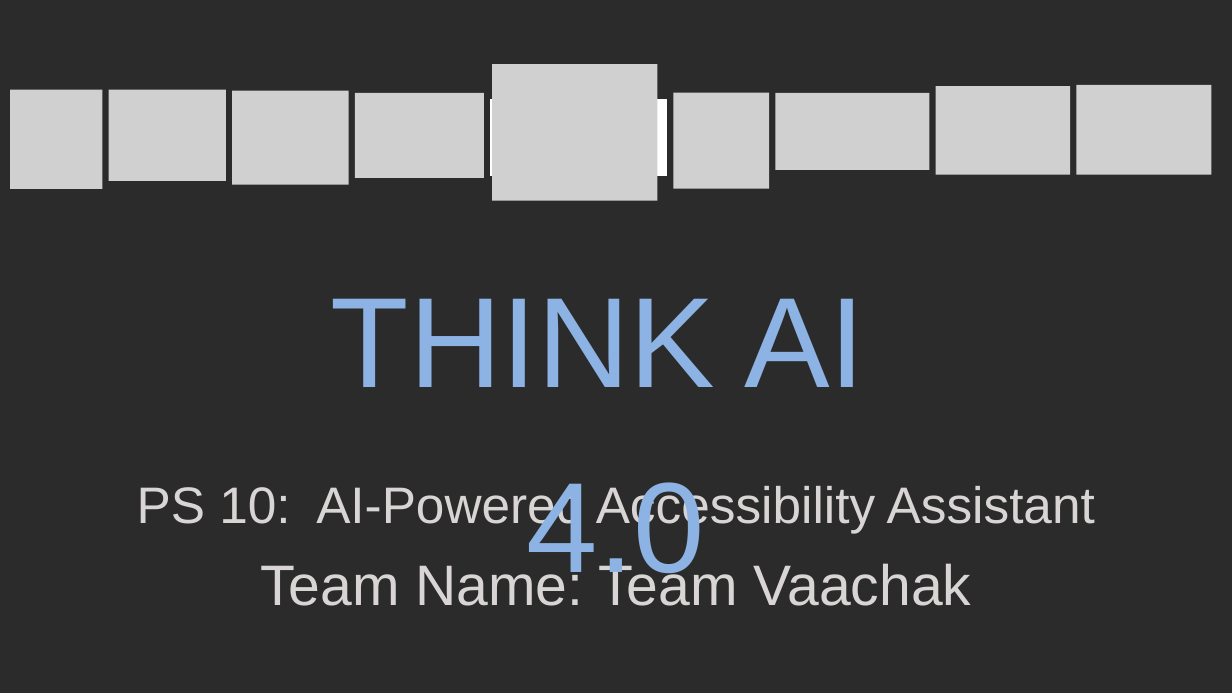
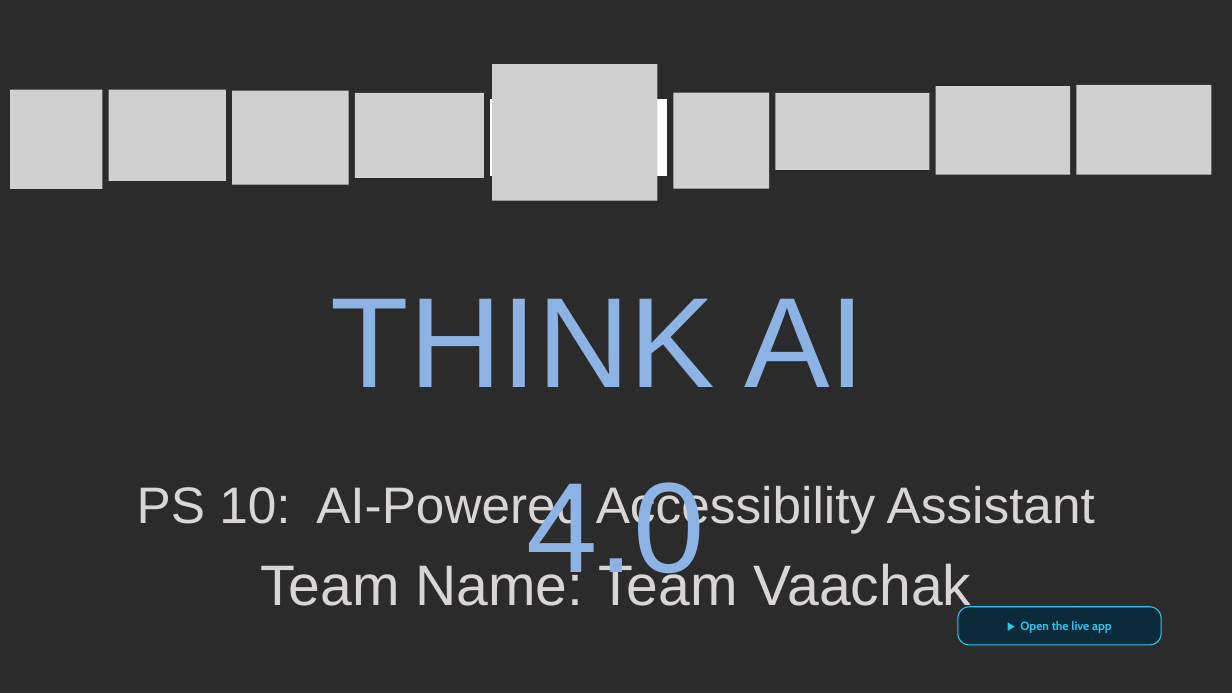
Before and after one commit to anveshchafle-cmd/vaachak, a slide deck: slide 1 of frontend/public/Vaachak-THINK-AI-4.0.pptx. Drawn at 1232x693 pixels with LibreOffice and Linux fonts; fonts in the diff are those of the drawing; grey boxes stand for pictures; background and template pictures are left out; a plain dark background stands for a picture behind light text. Boxes give left, top, right and bottom in pixels: in the first picture for what was removed or moved away, otherwise in the second. Text is boxed around its words. In the diff, an @@ line names an element or a change of style, - is before the commit and + after.

```diff
--- a/frontend/public/Vaachak-THINK-AI-4.0.pptx
+++ b/frontend/public/Vaachak-THINK-AI-4.0.pptx
@@ rounded rectangle added at (x1=958, y1=607, x2=1161, y2=645), fill #0B2A3A, outline #2EC4F1 1.25 pt @@
@@ text added at (x1=1020, y1=621, x2=1112, y2=633), 14 pt, text #2EC4F1, bold @@
+▶ Open the live app
```
Also in this commit, not shown: 1 other slide changed, 1 other file.
